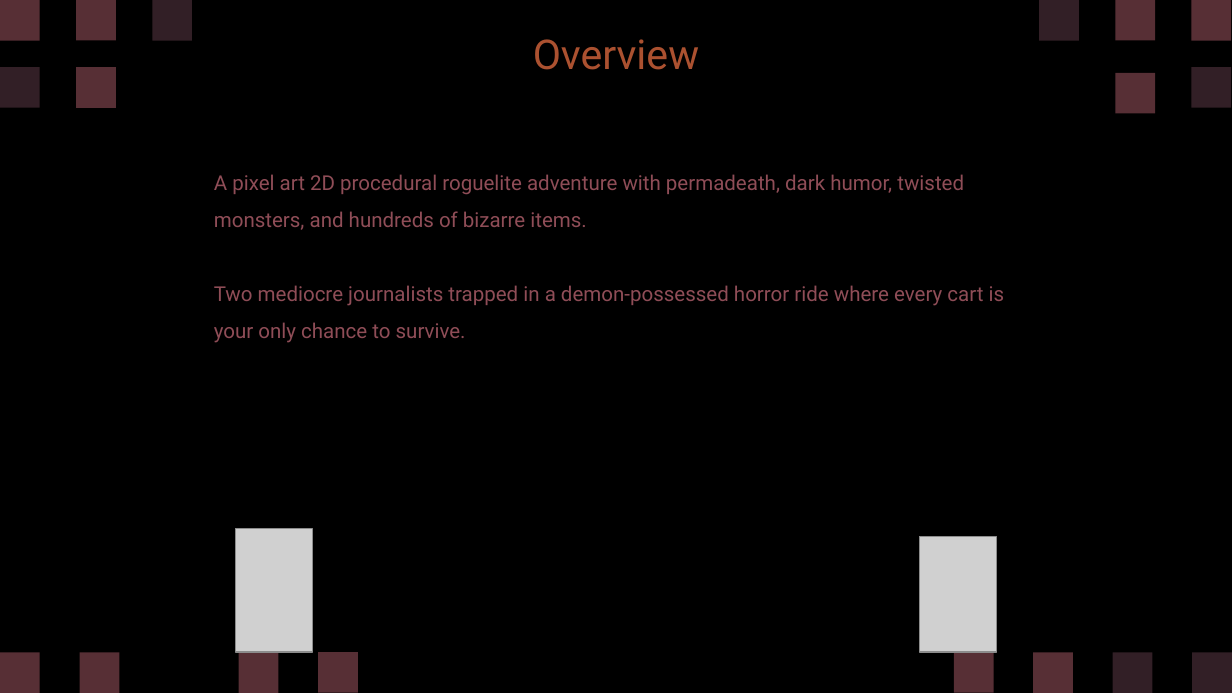
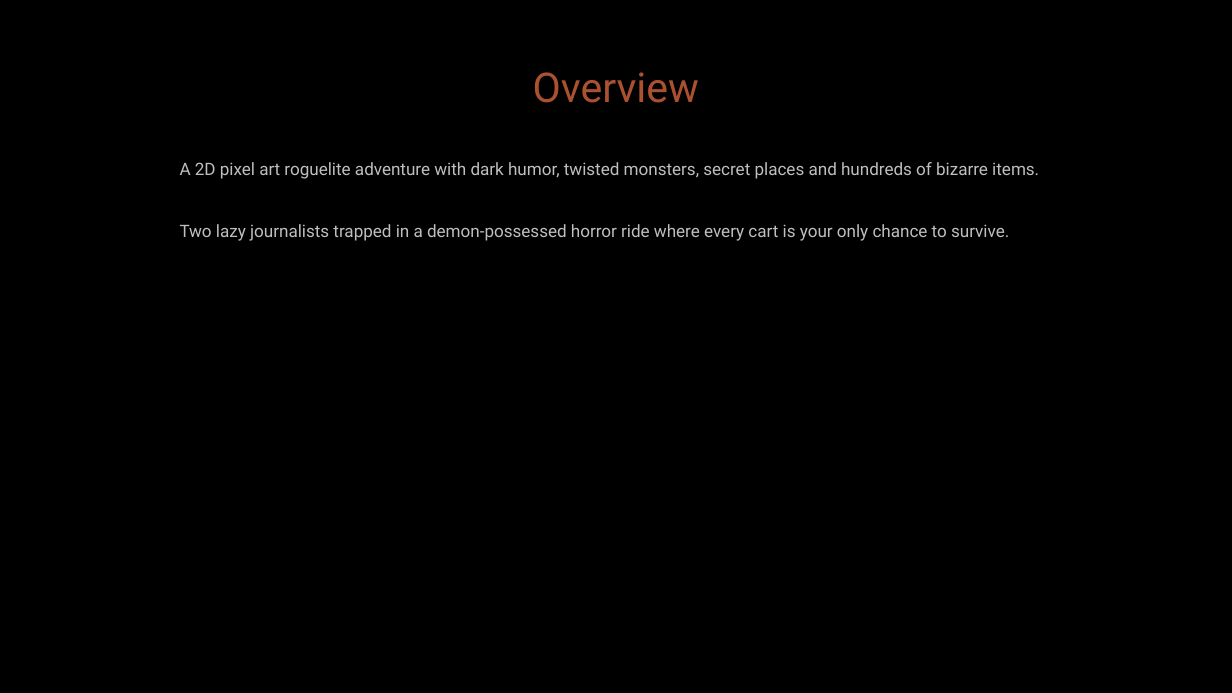
Before and after one commit to diegohcanepa/Remizione, a slide deck: slide 2 of Pitch Deck.pptx. Drawn at 1232x693 pixels with LibreOffice and Linux fonts; fonts in the diff are those of the drawing; grey boxes stand for pictures; background and template pictures are left out. Boxes give left, top, right and bottom in pixels: in the first picture for what was removed or moved away, otherwise in the second. Text is boxed around its words. In the diff, an @@ line names an element or a change of style, - is before the commit and + after.

```diff
--- a/Pitch Deck.pptx
+++ b/Pitch Deck.pptx
@@ freeform shape removed at (x1=0, y1=0, x2=39, y2=41) @@
@@ freeform shape removed at (x1=76, y1=0, x2=116, y2=41) @@
@@ freeform shape removed at (x1=153, y1=0, x2=192, y2=41) @@
@@ freeform shape removed at (x1=1040, y1=0, x2=1079, y2=41) @@
@@ freeform shape removed at (x1=1115, y1=0, x2=1154, y2=41) @@
@@ freeform shape removed at (x1=1191, y1=0, x2=1231, y2=41) @@
@@ title "Overview" moved from (x1=533, y1=39, x2=699, y2=70) to (x1=533, y1=72, x2=699, y2=103) @@
@@ freeform shape removed at (x1=0, y1=68, x2=39, y2=108) @@
@@ freeform shape removed at (x1=76, y1=67, x2=116, y2=107) @@
@@ freeform shape removed at (x1=1115, y1=73, x2=1154, y2=113) @@
@@ freeform shape removed at (x1=1191, y1=68, x2=1231, y2=108) @@
@@ subtitle at (x1=180, y1=162, x2=1039, y2=241): text changed; size 12 to 10 pt; text colour #8F4D57 to #BFBFBF @@
-A pixel art 2D procedural roguelite adventure with permadeath, dark humor, twisted monsters, and hundreds of bizarre items.
-Two mediocre journalists trapped in a demon-possessed horror ride where every cart is your only chance to survive.
+A 2D pixel art roguelite adventure with dark humor, twisted monsters, secret places and hundreds of bizarre items.
+Two lazy journalists trapped in a demon-possessed horror ride where every cart is your only chance to survive.
@@ picture removed at (x1=235, y1=529, x2=312, y2=652) @@
@@ picture removed at (x1=919, y1=537, x2=995, y2=653) @@
@@ freeform shape removed at (x1=0, y1=653, x2=39, y2=693) @@
@@ freeform shape removed at (x1=80, y1=653, x2=120, y2=693) @@
@@ freeform shape removed at (x1=239, y1=653, x2=278, y2=693) @@
@@ freeform shape removed at (x1=318, y1=652, x2=357, y2=692) @@
@@ freeform shape removed at (x1=954, y1=652, x2=993, y2=692) @@
@@ freeform shape removed at (x1=1034, y1=653, x2=1073, y2=693) @@
@@ freeform shape removed at (x1=1112, y1=653, x2=1152, y2=693) @@
@@ freeform shape removed at (x1=1193, y1=653, x2=1232, y2=693) @@
```
Also in this commit, not shown: 12 other slides changed, 1 slide added, 2 slides removed, 2 other files.
